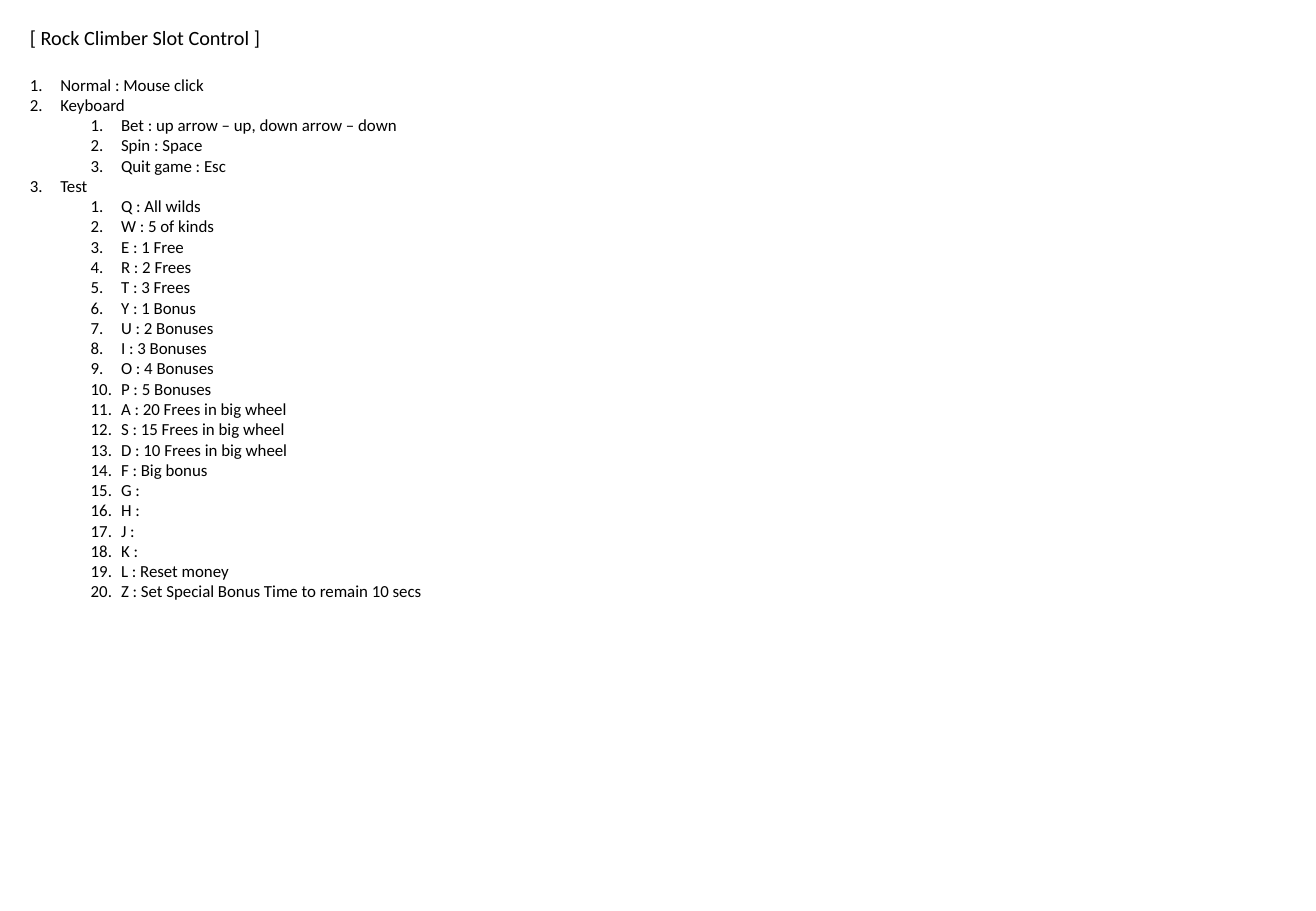
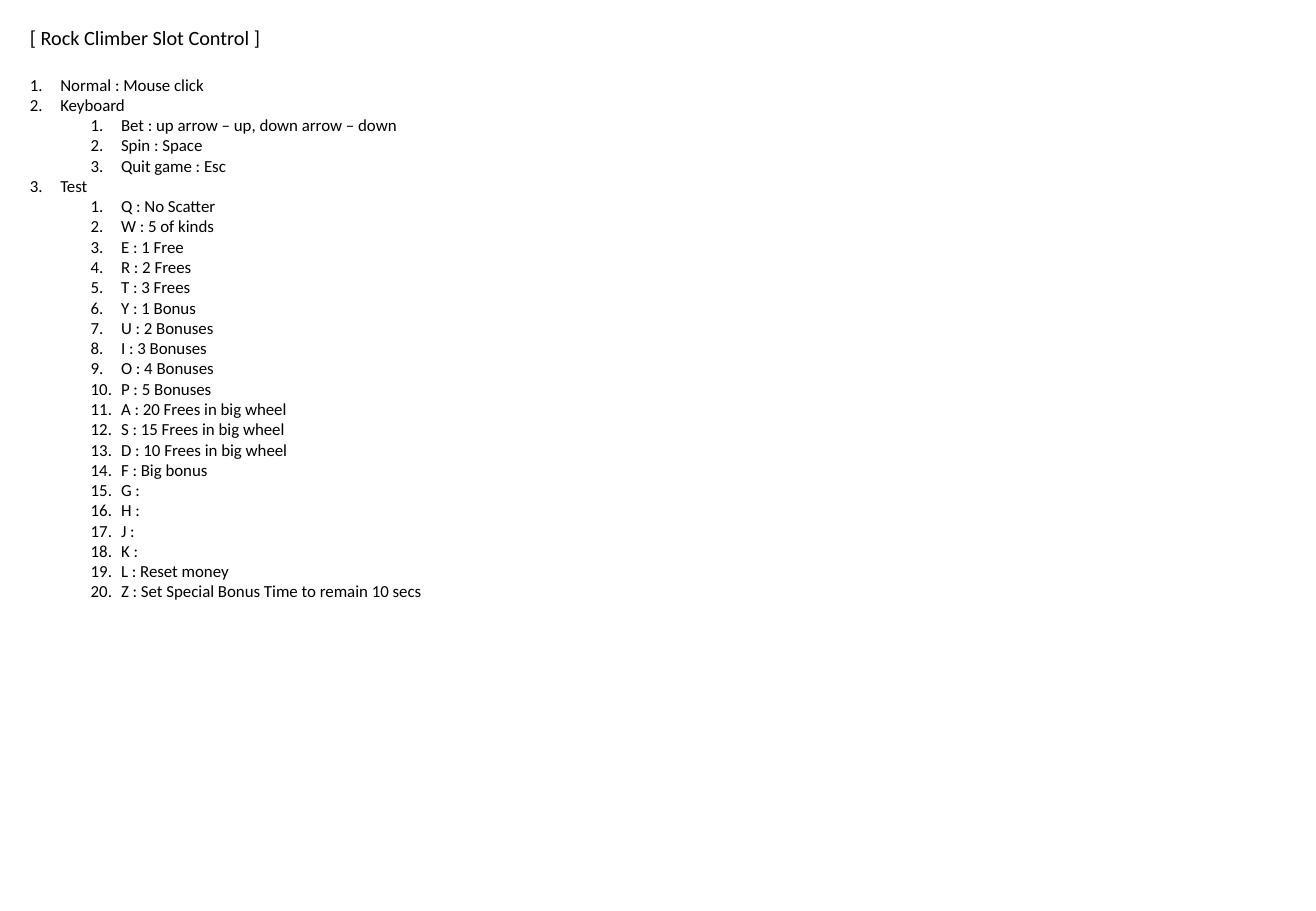
Before and after one commit to SuperVeigar/SlotMachine, a slide deck: slide 3 of 00_Documents/Proposal_RockCLimber.pptx. Drawn at 1316x911 pixels with LibreOffice and Linux fonts; fonts in the diff are those of the drawing. Boxes give left, top, right and bottom in pixels: in the first picture for what was removed or moved away, otherwise in the second. Text is boxed around its words. In the diff, an @@ line names an element or a change of style, - is before the commit and + after.

```diff
--- a/00_Documents/Proposal_RockCLimber.pptx
+++ b/00_Documents/Proposal_RockCLimber.pptx
@@ text at [121, 201, 215, 215]: text changed @@
-  1. Q : All wilds
+  1. Q : No Scatter
```
Also in this commit, not shown: 3 other files.
